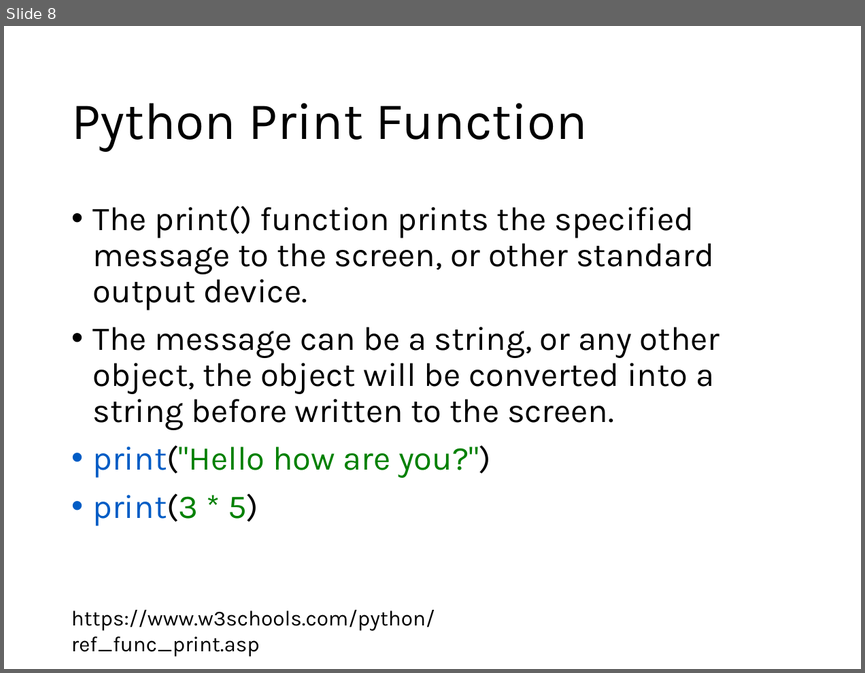
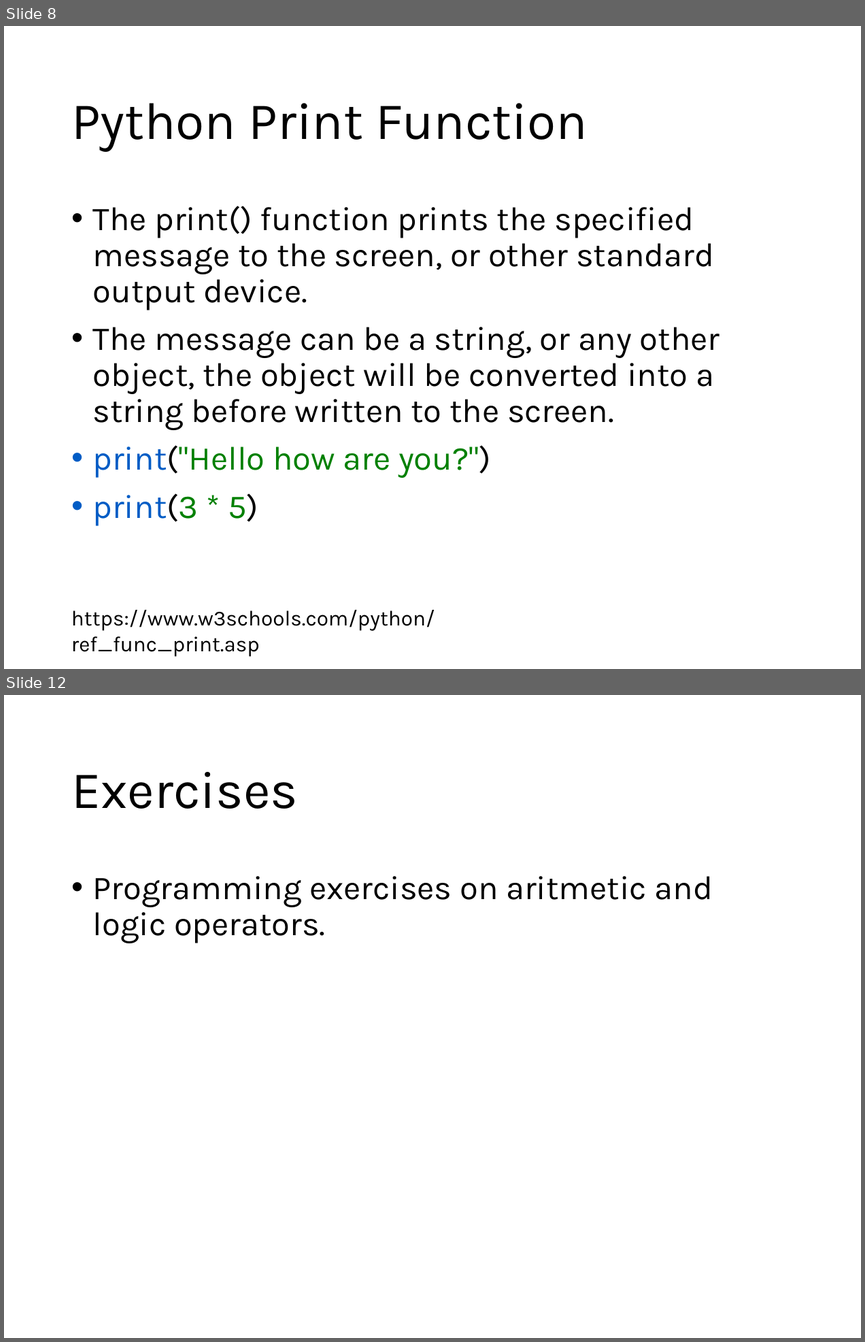
Before and after one commit to ihpar/bit_chem, a slide deck: lecture_notes/BIT_1.pptx. Shown one above the other, each under a label of ours: slide 8 before the commit, slides 8 and 12 after it; the slides between them are not shown. The pictures are 865x673 and 865x1342 pixels, drawn with LibreOffice and Linux fonts; fonts in the diff are those of the drawing. Boxes give left, top, right and bottom in pixels: in the first picture for what was removed or moved away, otherwise in the second. Text is boxed around its words. In the diff, an @@ line names an element or a change of style, - is before the commit and + after.

```diff
--- a/lecture_notes/BIT_1.pptx
+++ b/lecture_notes/BIT_1.pptx
@@ slide 12 added at [4,695,861,1338], background #FFFFFF @@
@@ title added at [71,772,298,809], 44 pt, text #000000 @@
+Exercises
@@ text added at [93,876,713,943], 28 pt, text #000000 @@
+• Programming exercises on aritmetic and logic operators.
```
Also in this commit, not shown: 3 other slides added.
